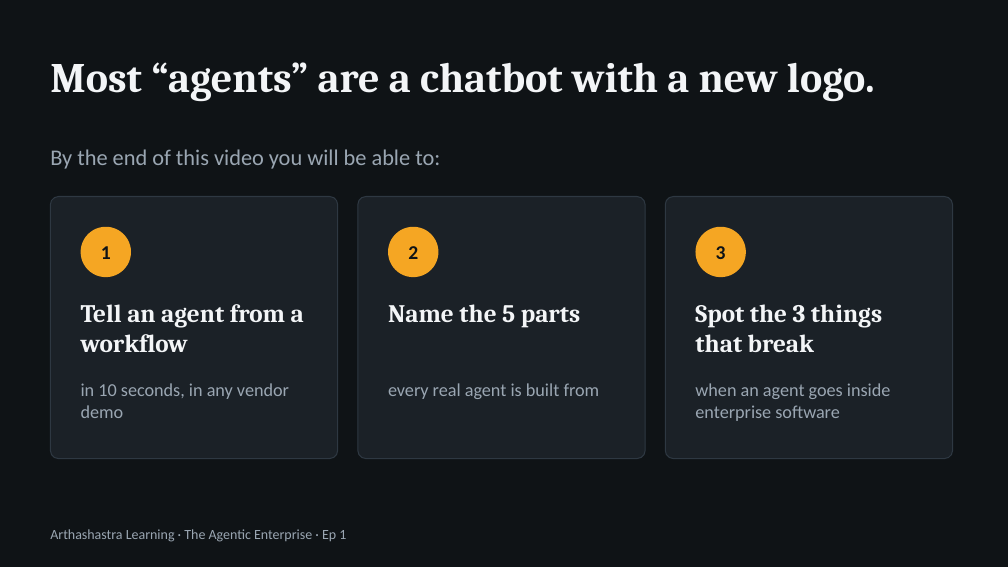
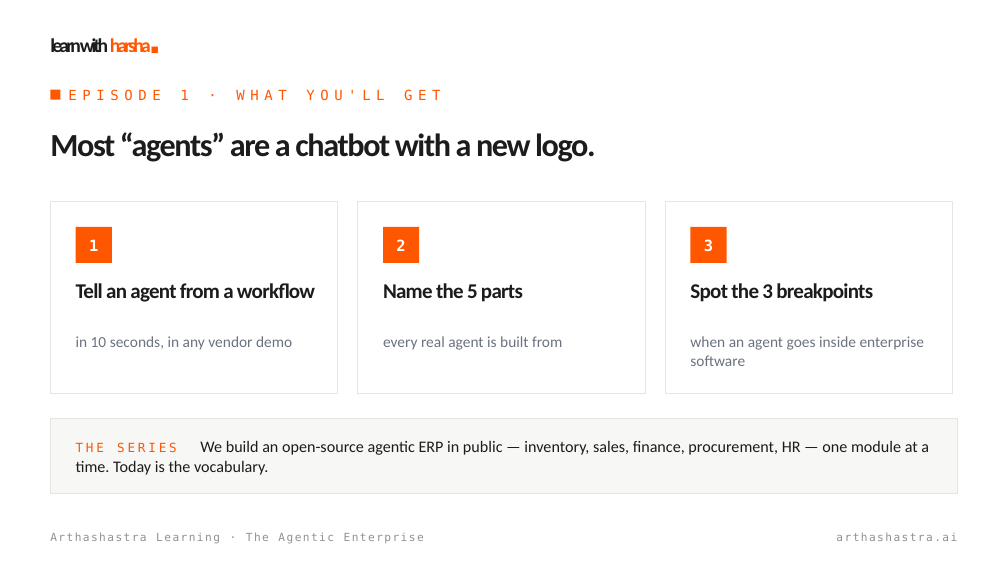
Before and after one commit to harsha47ai/agentic-ai, a slide deck: slide 2 of episodes/01-what-is-an-agent/slides/ep01-what-is-an-agent.pptx. Drawn at 1008x567 pixels with LibreOffice and Linux fonts; fonts in the diff are those of the drawing; background and template pictures are left out. Boxes give left, top, right and bottom in pixels: in the first picture for what was removed or moved away, otherwise in the second. Text is boxed around its words. In the diff, an @@ line names an element or a change of style, - is before the commit and + after.

Commit message:
Decks for Ep 1–3 in the 'learn with harsha' design; brand theme

```diff
--- a/episodes/01-what-is-an-agent/slides/ep01-what-is-an-agent.pptx
+++ b/episodes/01-what-is-an-agent/slides/ep01-what-is-an-agent.pptx
@@ background #0F1316 to picture (left out) @@
@@ text added at (50,38,151,52), 14 pt, text #1C1C1C, bold @@
+learn with harsha■
@@ text added at (68,89,440,101), 10 pt, text #FF5700 @@
+EPISODE 1 · WHAT YOU'LL GET
@@ text "Most “agents” are a chatbot ...": place and size @@
-text "Most “agents” are a chatbot ..." at (50,62,875,102)
+text "Most “agents” are a chatbot ..." at (50,132,596,162)
@@ text "Most “agents” are a chatbot ..." at (50,132,596,162): size 30 to 23 pt, font Cambria to Calibri, text colour #F3F5F7 to #1C1C1C, letter spacing 0 to -1 pt @@
@@ rectangle added at (50,90,60,100), fill #FF5700 @@
@@ text removed at (50,149,440,169) @@
-By the end of this video you will be able to:
@@ rounded rectangle removed at (50,197,338,459) @@
@@ rectangle added at (50,202,338,393), fill #FFFFFF, outline #E5E5E5 0.75 pt @@
@@ rounded rectangle removed at (358,197,645,459) @@
@@ rectangle added at (358,202,645,393), fill #FFFFFF, outline #E5E5E5 0.75 pt @@
@@ rounded rectangle removed at (665,197,953,459) @@
@@ rectangle added at (665,202,953,393), fill #FFFFFF, outline #E5E5E5 0.75 pt @@
@@ size 14 to 11 pt, font Calibri to DejaVu Sans Mono, text colour #0F1316 to #FFFFFF in 3 elements at (396,239,405,251), (704,239,713,252), (89,239,98,251) @@
@@ rectangle added at (76,227,112,263), fill #FF5700 @@
@@ ellipse removed at (81,227,131,277) @@
@@ rectangle added at (383,227,419,263), fill #FF5700 @@
@@ ellipse removed at (388,227,438,277) @@
@@ rectangle added at (690,227,727,263), fill #FF5700 @@
@@ ellipse removed at (696,227,746,277) @@
@@ text "Tell an agent from a ...": place and size @@
-text "Tell an agent from a ..." at (81,304,304,352)
+text "Tell an agent from a ..." at (76,283,315,302)
@@ text "Tell an agent from a ..." at (76,283,315,302): size 18 to 15 pt, font Cambria to Calibri, text colour #F3F5F7 to #1C1C1C, letter spacing 0 to -0.5 pt @@
@@ text "Name the 5 parts" at (383,283,523,302): size 18 to 15 pt, font Cambria to Calibri, text colour #F3F5F7 to #1C1C1C, letter spacing 0 to -0.5 pt @@
@@ text "Name the 5 parts": place and size @@
-text "Name the 5 parts" at (388,304,580,328)
+text "Name the 5 parts" at (383,283,523,302)
@@ text at (690,283,873,302): text changed; size 18 to 15 pt; font Cambria to Calibri; text colour #F3F5F7 to #1C1C1C @@
-Spot the 3 things that break
+Spot the 3 breakpoints
@@ text "in 10 seconds, in any ...": place and size @@
-text "in 10 seconds, in any ..." at (81,383,289,418)
+text "in 10 seconds, in any ..." at (76,336,292,350)
@@ text "every real agent is built ...": place and size @@
-text "every real agent is built ..." at (388,383,600,399)
+text "every real agent is built ..." at (383,336,562,350)
@@ size 13 to 11 pt, text colour #9AA6B2 to #6B7280 in 3 elements at (76,336,292,350), (383,336,562,350), (690,336,924,366) @@
@@ text "when an agent goes inside ...": place and size @@
-text "when an agent goes inside ..." at (695,383,891,421)
+text "when an agent goes inside ..." at (690,336,924,366)
@@ rectangle added at (50,418,958,494), fill #F7F7F5, outline #E5E5E5 0.75 pt @@
@@ text added at (76,440,929,475), 11.5 pt, text #1C1C1C @@
+THE SERIES We build an open-source agentic ERP in public — inventory, sales, finance, procurement, HR — one module at a time. Today is the vocabulary.
@@ text at (50,532,424,544): text changed; size 10 to 8 pt; font Calibri to DejaVu Sans Mono; text colour #9AA6B2 to #919191 @@
-Arthashastra Learning · The Agentic Enterprise · Ep 1
+Arthashastra Learning · The Agentic Enterprise
@@ text added at (836,532,957,541), 8 pt, text #919191 @@
+arthashastra.ai
```
Also in this commit, not shown: 9 other slides changed, 2 slides added, 5 slides removed, 10 other files.
